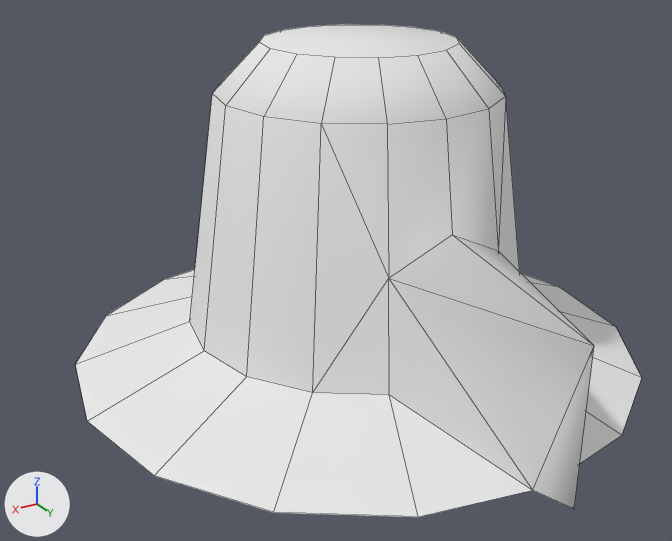
Renders of the Blender file Resources/RedKnob/RedKnob.blend from each side of a commit.
One viewpoint serves both versions: a 50 mm lens placed at (1.62, 2.56, 1.59), pointed at (0.14, 0.1, 0.36). Every picture has the same lights, and +X, +Y and +Z are marked at lower left. Mesh edges are drawn as thin lines.

Objects in the first picture: 'Knob'.
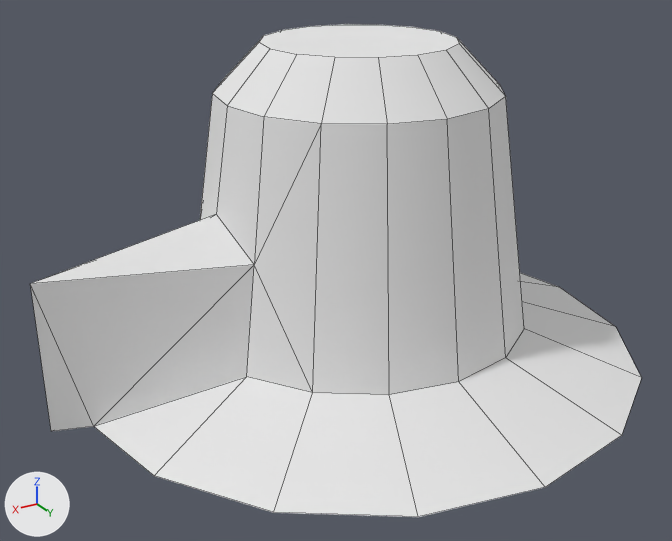
The edits, one by one:
me_knob is used by ob_knob; location (0.0, 0.0, 0.0).
me_knob had 69 vertices, 61 faces and spanned x -1.0..1.0, y -1.0..1.11, z 0.0..1.1.
me_knob now has 69 vertices, 63 faces and spans x -1.0..1.11, y -1.0..1.0, z 0.0..1.1.
Part 1, on me_knob:
9 vertices are removed from x -0.21..1.0, y 0.0..1.11, z 0.0..0.6.
24 faces are deleted.
9 vertices are added at x 0.0..1.11, y -0.21..1.0, z 0.0..0.6.
6 new faces join them, mat_base (white #e7e7e7).
8 new faces join them, mat_needle (white #e7e7e7).
12 new faces join them, mat_knob (white #e7e7e7).
Object 'Knob' (ob_knob) has a EDGE_SPLIT modifier named 'EdgeSplit'.
Modifier setting: use_edge_sharp = False.

What differs and where, as boxes (x1, y1, x2, y2) in the pictures (672 x 541 px; the box of a moved part takes in the faces that stretch with it):
'Knob', reshaped, modifiers changed (8% wider): before (75, 24, 641, 517); after (30, 24, 641, 517)
part 1 of me_knob, moved or reshaped: before (75, 93, 622, 517); after (30, 93, 622, 517)
